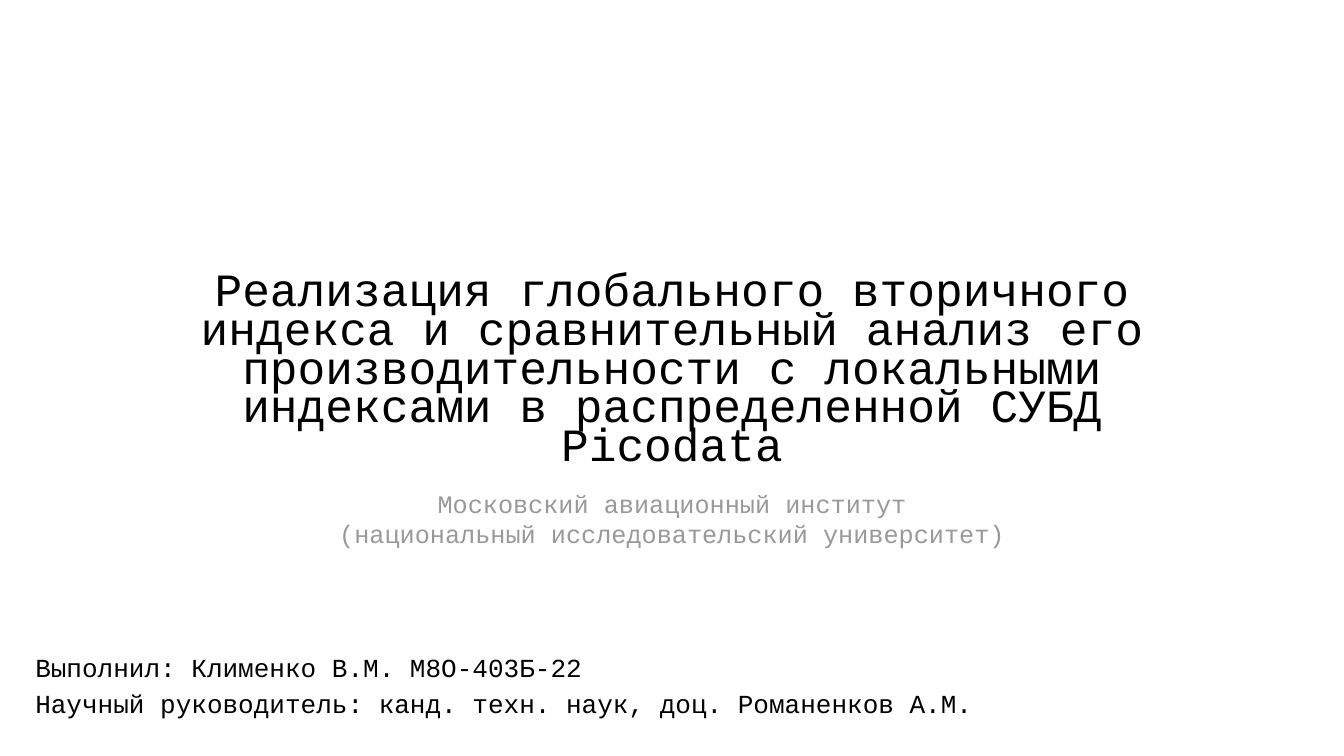
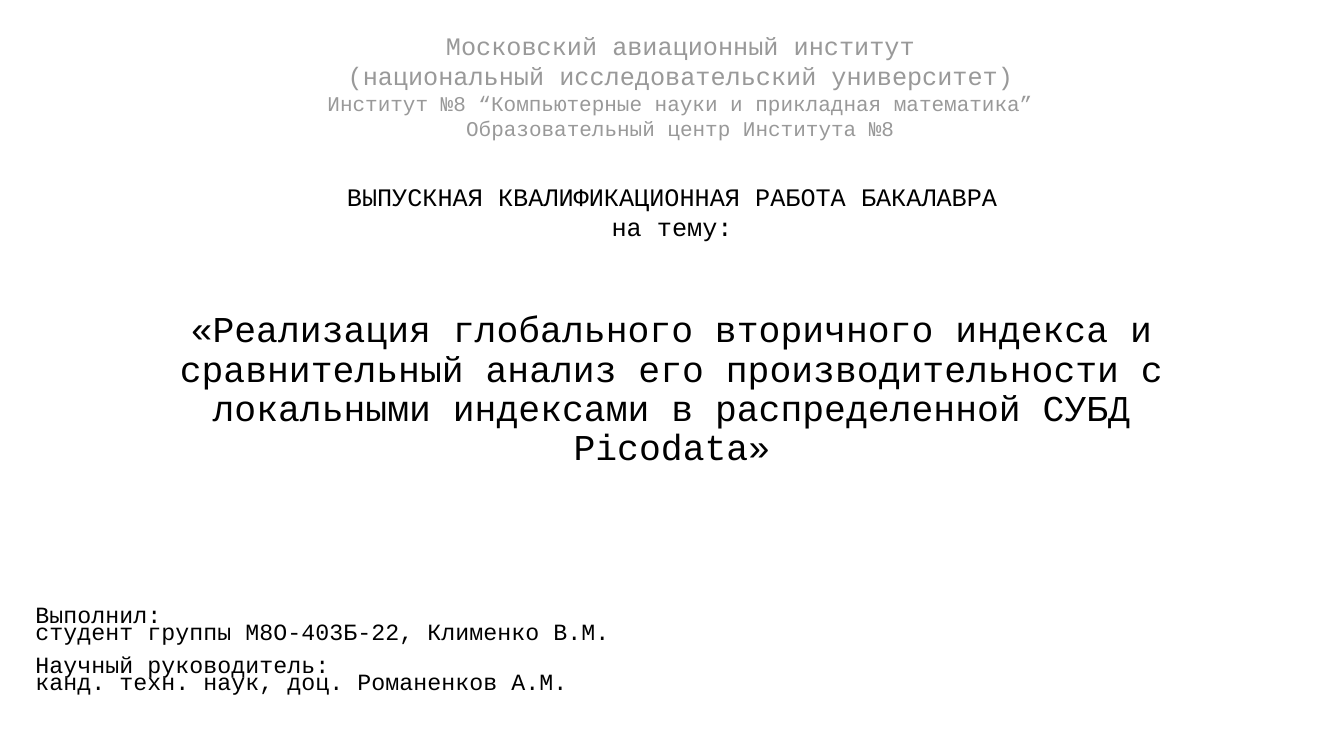
Before and after one commit to vitosotdihaet/pind, a slide deck: slide 1 of diploma/presentation.odp. Drawn at 1344x756 pixels with LibreOffice and Linux fonts; fonts in the diff are those of the drawing. Boxes give left, top, right and bottom in pixels: in the first picture for what was removed or moved away, otherwise in the second. Text is boxed around its words. In the diff, an @@ line names an element or a change of style, - is before the commit and + after.

```diff
--- a/diploma/presentation.odp
+++ b/diploma/presentation.odp
@@ text added at [327, 37, 1032, 140], 15 pt, text #999999 @@
+Московский авиационный институт
+(национальный исследовательский университет)
+Институт №8 “Компьютерные науки и прикладная математика”
+Образовательный центр Института №8
@@ text added at [347, 189, 997, 242], 18 pt, text #000000 @@
+ВЫПУСКНАЯ КВАЛИФИКАЦИОННАЯ РАБОТА БАКАЛАВРА
+на тему:
@@ title at [180, 316, 1163, 461]: text changed; size 33 to 26 pt @@
-Реализация глобального вторичного индекса и сравнительный анализ его производительности с локальными индексами в распределенной СУБД Picodata
+«Реализация глобального вторичного индекса и сравнительный анализ его производительности с локальными индексами в распределенной СУБД Picodata»
@@ text removed at [339, 495, 1004, 548] @@
-Московский авиационный институт
-(национальный исследовательский университет)
@@ subtitle at [35, 607, 609, 695]: text changed; size 18.6 to 16.6 pt @@
-Выполнил: Клименко В.М. М8О-403Б-22
-Научный руководитель: канд. техн. наук, доц. Романенков А.М.
+Выполнил:
+студент группы М8О-403Б-22, Клименко В.М.
+Научный руководитель:
+канд. техн. наук, доц. Романенков А.М.
```
Also in this commit, not shown: 8 other slides changed, 3 other files.
